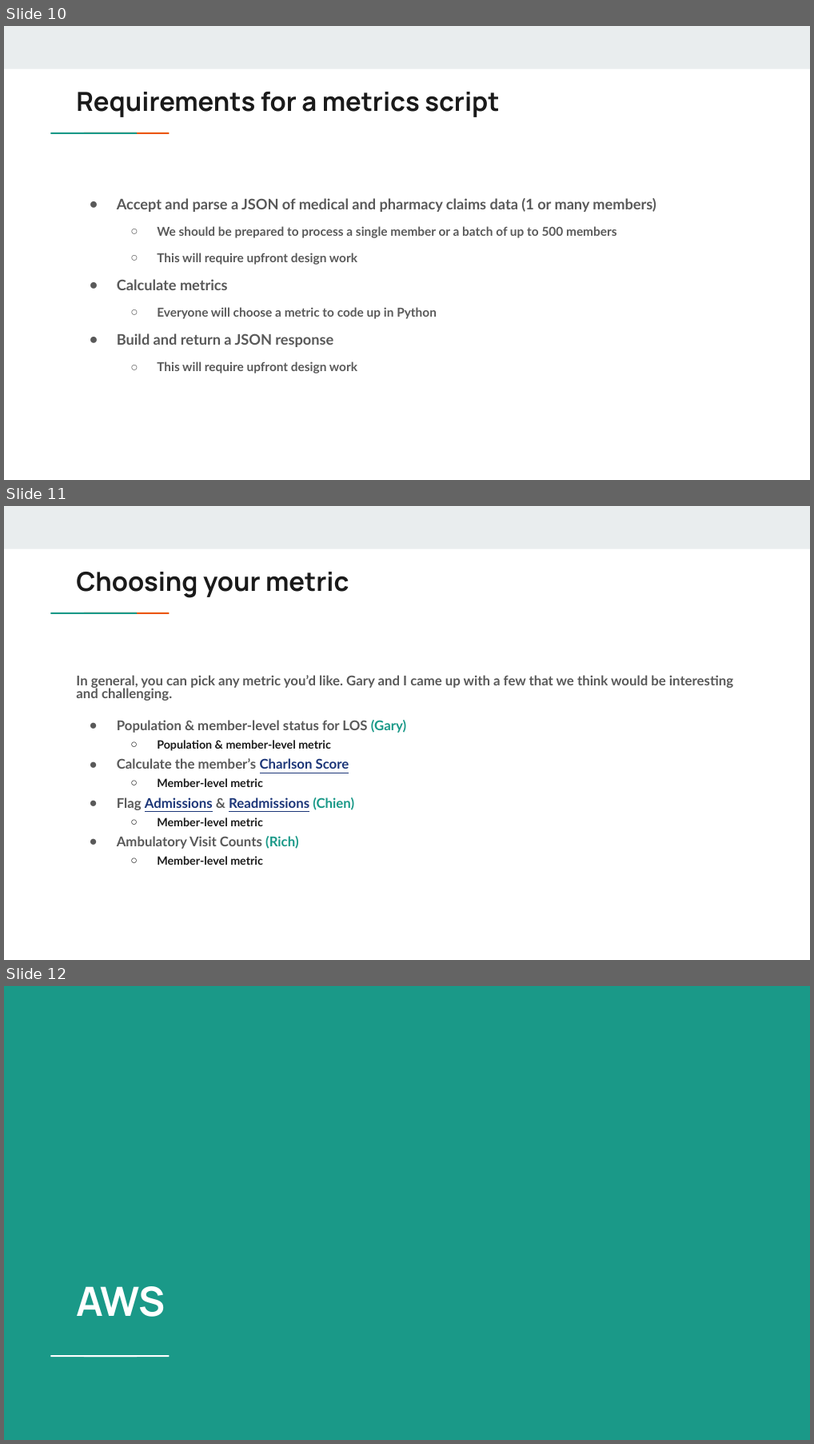
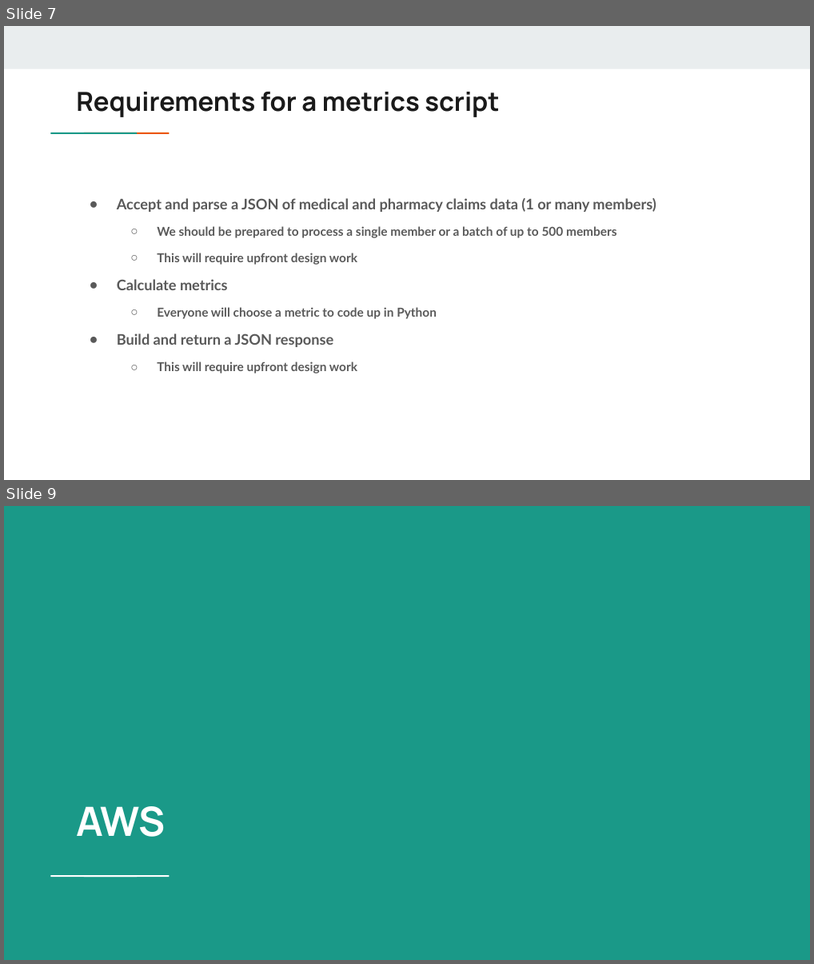
Before and after one commit to chienh0/project_lambda, a slide deck: Project Lambda.pptx. Shown one above the other, each under a label of ours: slides 10, 11 and 12 before the commit, slides 7 and 9 after it; the slides between them are not shown. The pictures are 814x1444 and 814x964 pixels, drawn with LibreOffice and Linux fonts; fonts in the diff are those of the drawing. Boxes give left, top, right and bottom in pixels: in the first picture for what was removed or moved away, otherwise in the second. Text is boxed around its words. In the diff, an @@ line names an element or a change of style, - is before the commit and + after.

```diff
--- a/Project Lambda.pptx
+++ b/Project Lambda.pptx
@@ slide 11 removed at box(4, 506, 810, 960), background #FFFFFF; not listed: 3 template elements that a slide beside it also shows @@
@@ title removed at box(76, 572, 349, 598) @@
-Choosing your metric
@@ text removed at box(76, 675, 734, 864) @@
-In general, you can pick any metric you’d like. Gary and I came up with a few that we think would be interesting and challenging.
-● Population & member-level status for LOS (Gary)
-  ○ Population & member-level metric
-● Calculate the member’s Charlson Score
-  ○ Member-level metric
-● Flag Admissions & Readmissions (Chien)
-  ○ Member-level metric
-● Ambulatory Visit Counts (Rich)
-  ○ Member-level metric
@@ what was slide 10 is now slide 7 @@
@@ what was slide 12 is now slide 9 @@
```
Also in this commit, not shown: 5 slides changed, 10 other slides removed, 1 other file.
